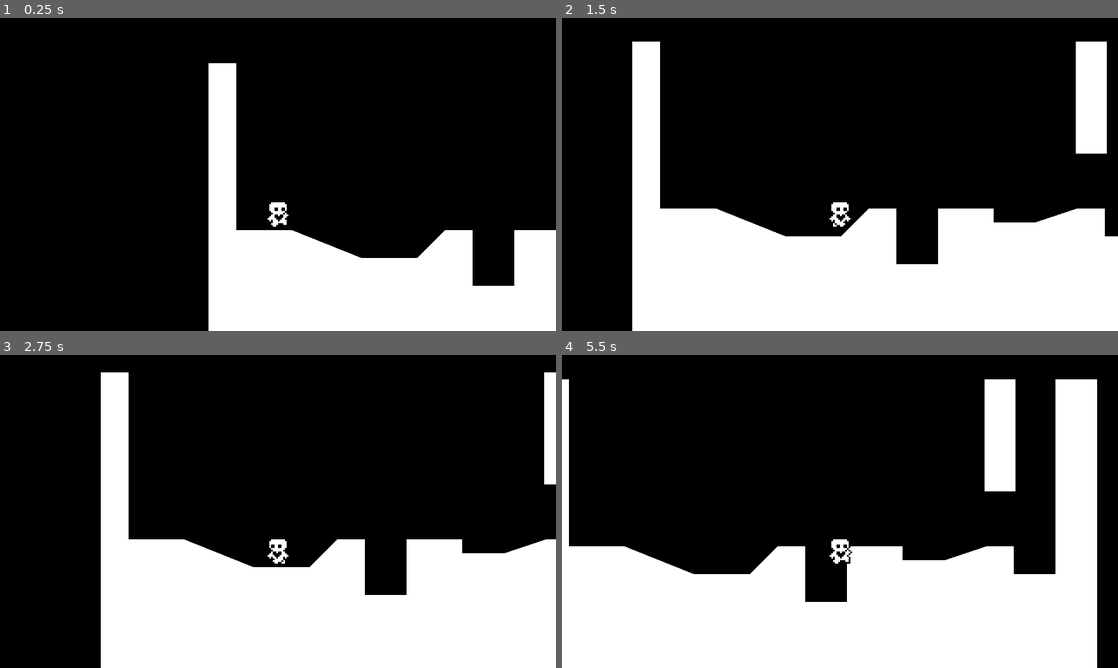
Above: before the commit, frames 1-4 (two rows, left to right).
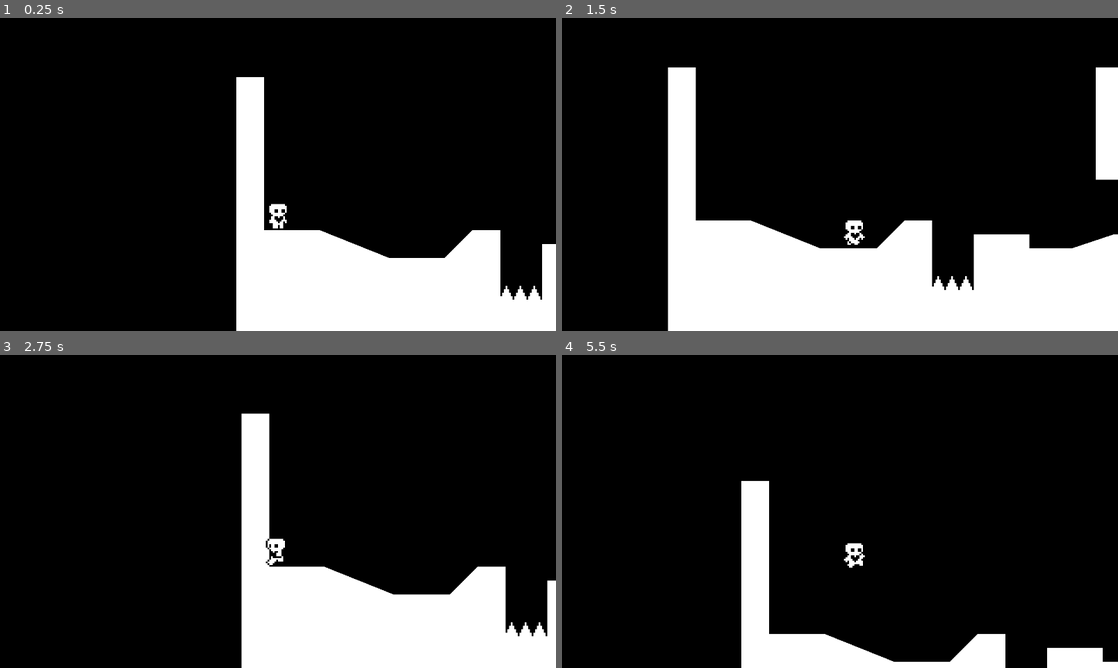
Above: after the commit, the same moments.

Repository: loChris/heart-platformer
Game: Godot game, scene res://world.tscn
Same seed, same stepped clock (60 frames per second), same inputs: the game is played once before the commit and once after it.
Inputs:
- Up to frame 1 (0.25 s): no input
- Up to frame 2 (1.5 s): tap Enter (ui_accept) at 0.5, 0.77 s; hold D (right) from 0.53 s (still down)
- Up to frame 3 (2.75 s): tap Enter (ui_accept) at 1.52 s; release D (right) at 2.03 s; hold A (left) from 2.03 s (still down)
- Up to frame 4 (5.5 s): release A (left) at 2.78 s; hold D (right) 2.78-4.28 s; tap Enter (ui_accept) at 3.02, 3.77, 4.52 s; hold A (left) 4.28-5.03 s; hold D (right) from 5.03 s (still down)

The runs differ from the first frame. In frame 1, 9.8% of the frame differs, in the area x 37-100%, y 14-100%; in frame 2, 16%; in frame 3, 21%; in frame 4, 36%, in the area x 0-100%, y 7-100%.

Commit message:
added spike hazards and player respawn

Diff:
--- /dev/null
+++ b/hazard_area.tscn
@@ -0,0 +1,5 @@
+[gd_scene format=3 uid="uid://la7rdxv4oxyv"]
+
+[node name="HazardArea" type="Area2D"]
+collision_layer = 4
+collision_mask = 0
--- a/player.gd
+++ b/player.gd
@@ -8,6 +8,7 @@
 
 @onready var animated_sprite_2d: AnimatedSprite2D = $AnimatedSprite2D
 @onready var coyote_jump_timer: Timer = $CoyoteJumpTimer
+@onready var starting_position: Vector2 = global_position
 
 func _physics_process(delta: float) -> void:
 	var direction: float = Input.get_axis("left", "right")
@@ -86,3 +87,7 @@
 
 	if not is_on_floor():
 		animated_sprite_2d.play("jump")
+
+
+func _on_hazard_detector_area_entered(area: Area2D) -> void:
+		global_position = starting_position
--- a/player.tscn
+++ b/player.tscn
@@ -81,7 +81,11 @@
 "speed": 10.0
 }]
 
+[sub_resource type="RectangleShape2D" id="RectangleShape2D_i3pqv"]
+size = Vector2(4, 13)
+
 [node name="Player" type="CharacterBody2D"]
+collision_layer = 2
 floor_constant_speed = true
 floor_snap_length = 3.0
 script = ExtResource("1_onrkg")
@@ -102,3 +106,15 @@
 
 [node name="Camera2D" type="Camera2D" parent="."]
 position = Vector2(0, -32)
+position_smoothing_enabled = true
+position_smoothing_speed = 10.0
+
+[node name="HazardDetector" type="Area2D" parent="."]
+collision_layer = 0
+collision_mask = 4
+
+[node name="CollisionShape2D" type="CollisionShape2D" parent="HazardDetector"]
+position = Vector2(0, -7.5)
+shape = SubResource("RectangleShape2D_i3pqv")
+
+[connection signal="area_entered" from="HazardDetector" to="." method="_on_hazard_detector_area_entered"]
--- a/project.godot
+++ b/project.godot
@@ -36,6 +36,12 @@
 ]
 }
 
+[layer_names]
+
+2d_physics/layer_1="World"
+2d_physics/layer_2="Player"
+2d_physics/layer_3="Hazards"
+
 [rendering]
 
 textures/canvas_textures/default_texture_filter=0
--- /dev/null
+++ b/spikes.tscn
@@ -0,0 +1,19 @@
+[gd_scene load_steps=3 format=3 uid="uid://bipughq86ge2y"]
+
+[ext_resource type="Texture2D" uid="uid://ernj0r5oqdnj" path="res://spikes.png" id="1_s0g1x"]
+[ext_resource type="PackedScene" uid="uid://la7rdxv4oxyv" path="res://hazard_area.tscn" id="2_nrdsm"]
+
+[node name="spikes" type="Node2D"]
+
+[node name="Sprite2D" type="Sprite2D" parent="."]
+position = Vector2(8, -8)
+texture = ExtResource("1_s0g1x")
+
+[node name="HazardArea" parent="." instance=ExtResource("2_nrdsm")]
+
+[node name="CollisionPolygon2D" type="CollisionPolygon2D" parent="HazardArea"]
+polygon = PackedVector2Array(0, 0, 3, -6, 4, -6, 7, 0)
+
+[node name="CollisionPolygon2D2" type="CollisionPolygon2D" parent="HazardArea"]
+position = Vector2(8, 0)
+polygon = PackedVector2Array(0, 0, 3, -6, 4, -6, 7, 0)
--- a/world.tscn
+++ b/world.tscn
@@ -1,7 +1,8 @@
-[gd_scene load_steps=4 format=3 uid="uid://btl6ms6qcks08"]
+[gd_scene load_steps=5 format=3 uid="uid://btl6ms6qcks08"]
 
 [ext_resource type="Script" uid="uid://di6q38e6pjje6" path="res://world.gd" id="1_f3sb7"]
 [ext_resource type="PackedScene" uid="uid://2ofk1shokdcr" path="res://player.tscn" id="2_fj7yv"]
+[ext_resource type="PackedScene" uid="uid://bipughq86ge2y" path="res://spikes.tscn" id="3_tlwt5"]
 
 [sub_resource type="RectangleShape2D" id="RectangleShape2D_fj7yv"]
 size = Vector2(12, 42.5849)
@@ -10,24 +11,38 @@
 script = ExtResource("1_f3sb7")
 
 [node name="StaticBody2D" type="StaticBody2D" parent="."]
+collision_mask = 0
 
 [node name="CollisionPolygon2D" type="CollisionPolygon2D" parent="StaticBody2D"]
-polygon = PackedVector2Array(0, 0, 16, 0, 16, 96, 48, 96, 88, 112, 120, 112, 136, 96, 152, 96, 152, 128, 176, 128, 176, 96, 208, 96, 208, 104, 232, 104, 256, 96, 272, 96, 272, 112, 296, 112, 296, 0, 320, 0, 320, 176, 0, 176)
+polygon = PackedVector2Array(0, 0, 16, 0, 16, 88, 48, 88, 88, 104, 120, 104, 136, 88, 152, 88, 152, 128, 176, 128, 176, 96, 208, 96, 208, 104, 232, 104, 256, 96, 264, 96, 264, 112, 296, 112, 296, 0, 320, 0, 320, 176, 0, 176)
 
 [node name="Polygon2D" type="Polygon2D" parent="StaticBody2D/CollisionPolygon2D"]
 
 [node name="Player" parent="." instance=ExtResource("2_fj7yv")]
-position = Vector2(40, 72)
+position = Vector2(24, 88)
 
 [node name="StaticBody2D2" type="StaticBody2D" parent="."]
+collision_mask = 0
 
 [node name="CollisionShape2D" type="CollisionShape2D" parent="StaticBody2D2"]
-position = Vector2(264.284, 31.8147)
+position = Vector2(256, 32)
 scale = Vector2(1.38065, 1.51158)
 shape = SubResource("RectangleShape2D_fj7yv")
 
 [node name="ColorRect" type="ColorRect" parent="StaticBody2D2"]
-offset_left = 273.0
-offset_right = 284.0
+offset_left = 264.0
+offset_right = 275.0
 offset_bottom = 45.0
 scale = Vector2(-1.61, 1.43312)
+
+[node name="spikes" parent="." instance=ExtResource("3_tlwt5")]
+position = Vector2(152, 128)
+
+[node name="spikes2" parent="." instance=ExtResource("3_tlwt5")]
+position = Vector2(160, 128)
+
+[node name="spikes3" parent="." instance=ExtResource("3_tlwt5")]
+position = Vector2(264, 112)
+
+[node name="spikes4" parent="." instance=ExtResource("3_tlwt5")]
+position = Vector2(280, 112)
Not shown: 1 places in player.tscn that only renumber resources
Binary file added: spikes.png
Not shown, added: spikes.png.import
